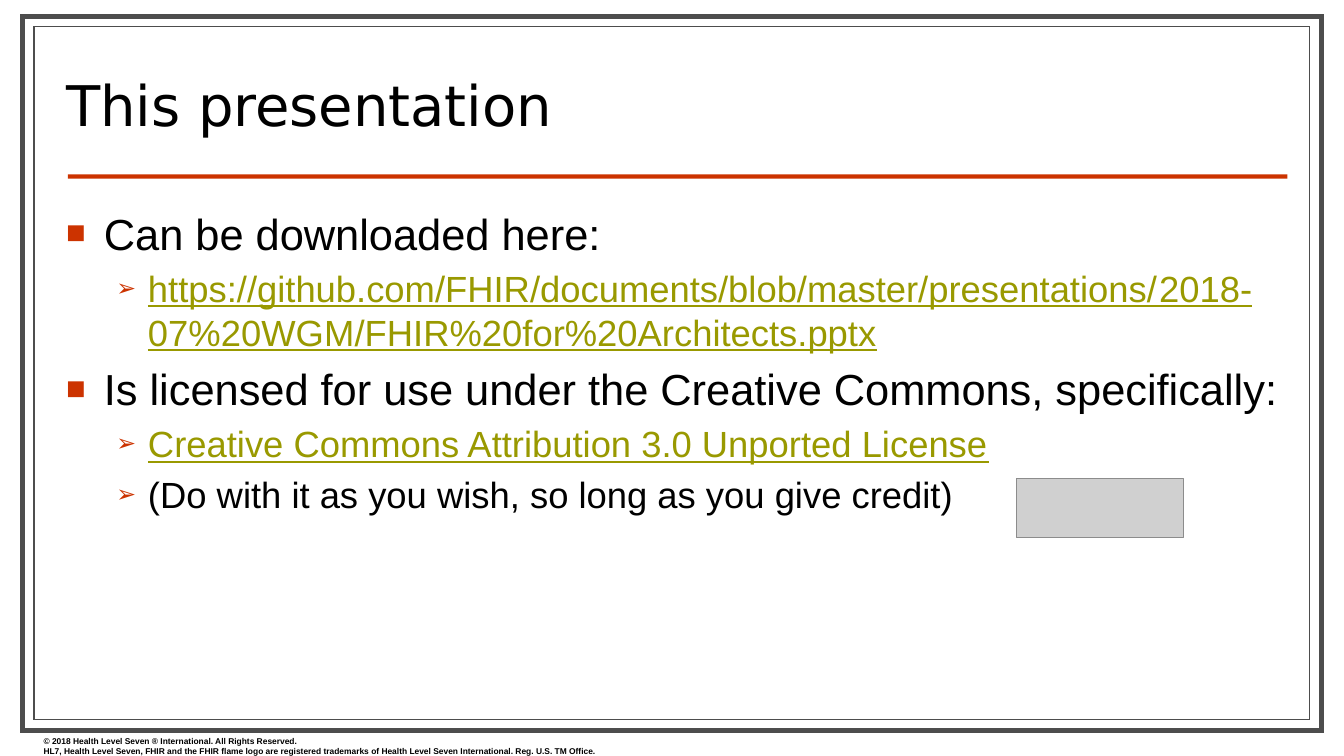
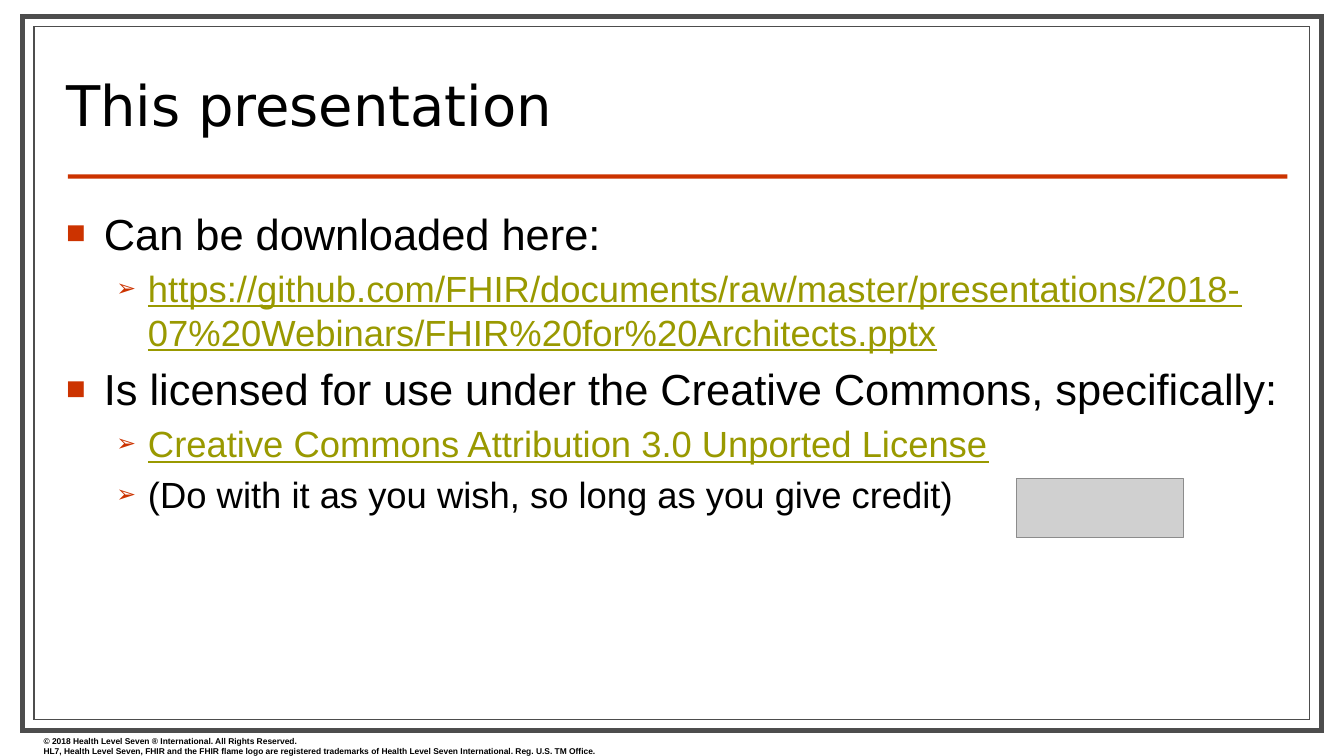
Before and after one commit to FHIR/documents, a slide deck: slide 3 of presentations/2018-07 Webinars/FHIR for Architects.pptx. Drawn at 1344x756 pixels with LibreOffice and Linux fonts; fonts in the diff are those of the drawing; grey boxes stand for pictures; background and template pictures are left out. Boxes give left, top, right and bottom in pixels: in the first picture for what was removed or moved away, otherwise in the second. Text is boxed around its words. In the diff, an @@ line names an element or a change of style, - is before the commit and + after.

Commit message:
Fixed hyperlink

```diff
--- a/presentations/2018-07 Webinars/FHIR for Architects.pptx
+++ b/presentations/2018-07 Webinars/FHIR for Architects.pptx
@@ text at <box>148,275,1240,353</box>: text changed @@
-  ➢ https://github.com/FHIR/documents/blob/master/presentations/2018-07%20WGM/FHIR%20for%20Architects.pptx
+  ➢ https://github.com/FHIR/documents/raw/master/presentations/2018-07%20Webinars/FHIR%20for%20Architects.pptx
```
